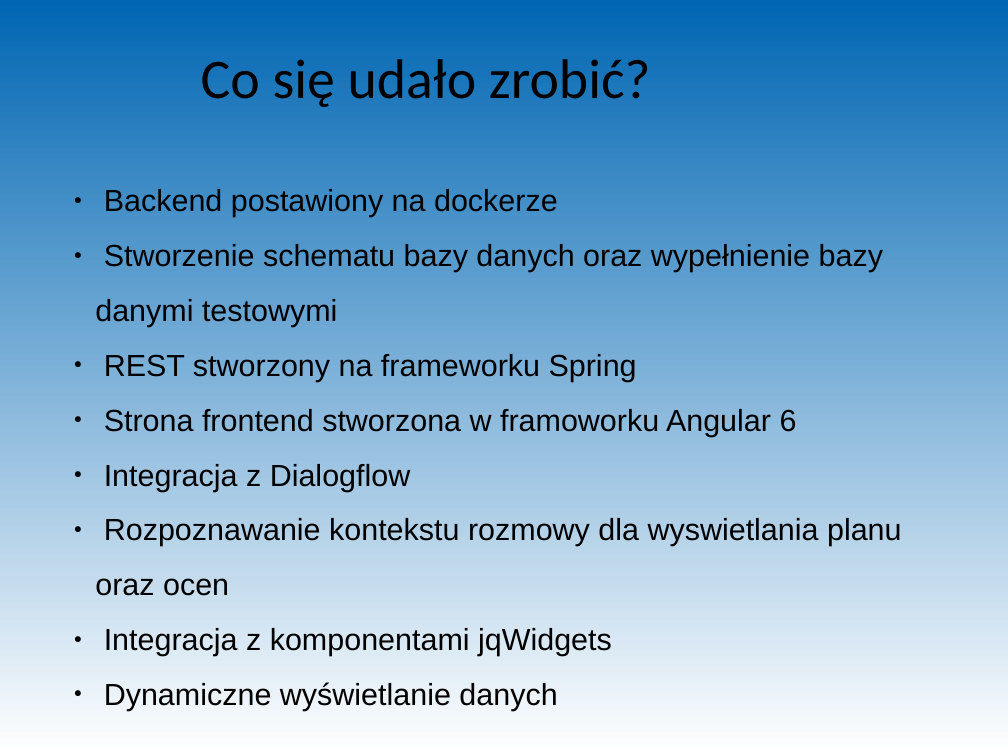
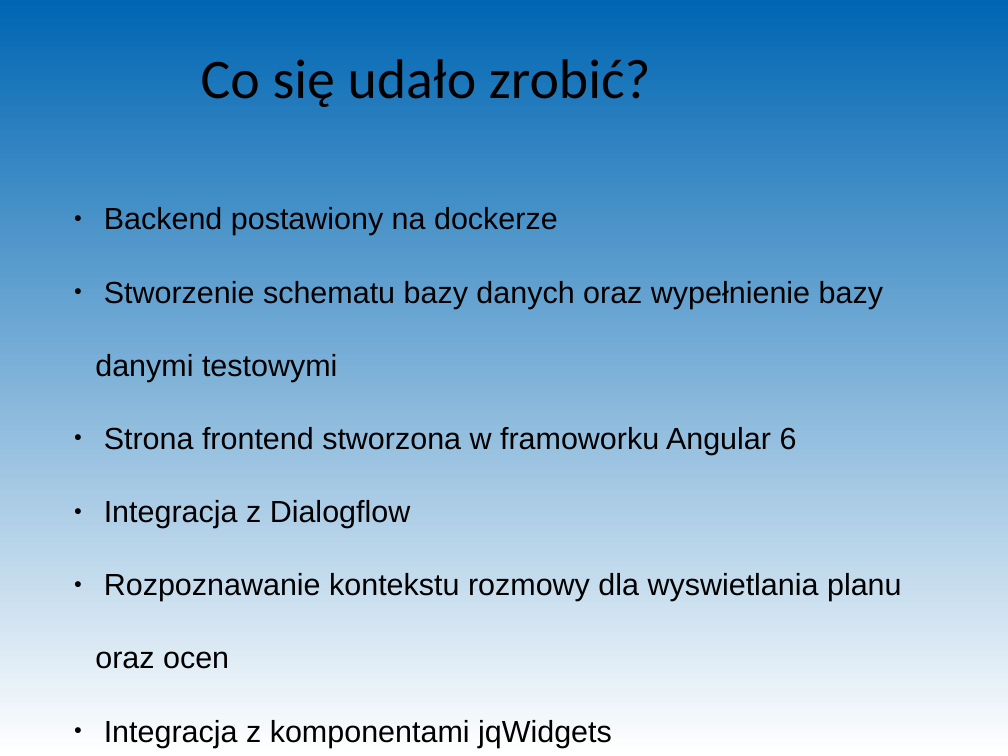
Before and after one commit to lazar81ba/ProjektStudio, a slide deck: slide 3 of prezentacje/Studio-Projektowe-podsumowanie.odp. Drawn at 1008x756 pixels with LibreOffice and Linux fonts; fonts in the diff are those of the drawing. Boxes give left, top, right and bottom in pixels: in the first picture for what was removed or moved away, otherwise in the second. Text is boxed around its words. In the diff, an @@ line names an element or a change of style, - is before the commit and + after.

```diff
--- a/prezentacje/Studio-Projektowe-podsumowanie.odp
+++ b/prezentacje/Studio-Projektowe-podsumowanie.odp
@@ text "Backend postawiony na dockerze" at box(95, 207, 902, 747): line spacing 1.5 to 2 @@
@@ text at box(104, 354, 637, 382): paragraph removed @@
-● REST stworzony na frameworku Spring
```
Also in this commit, not shown: 1 other slide changed, 4 other files.
